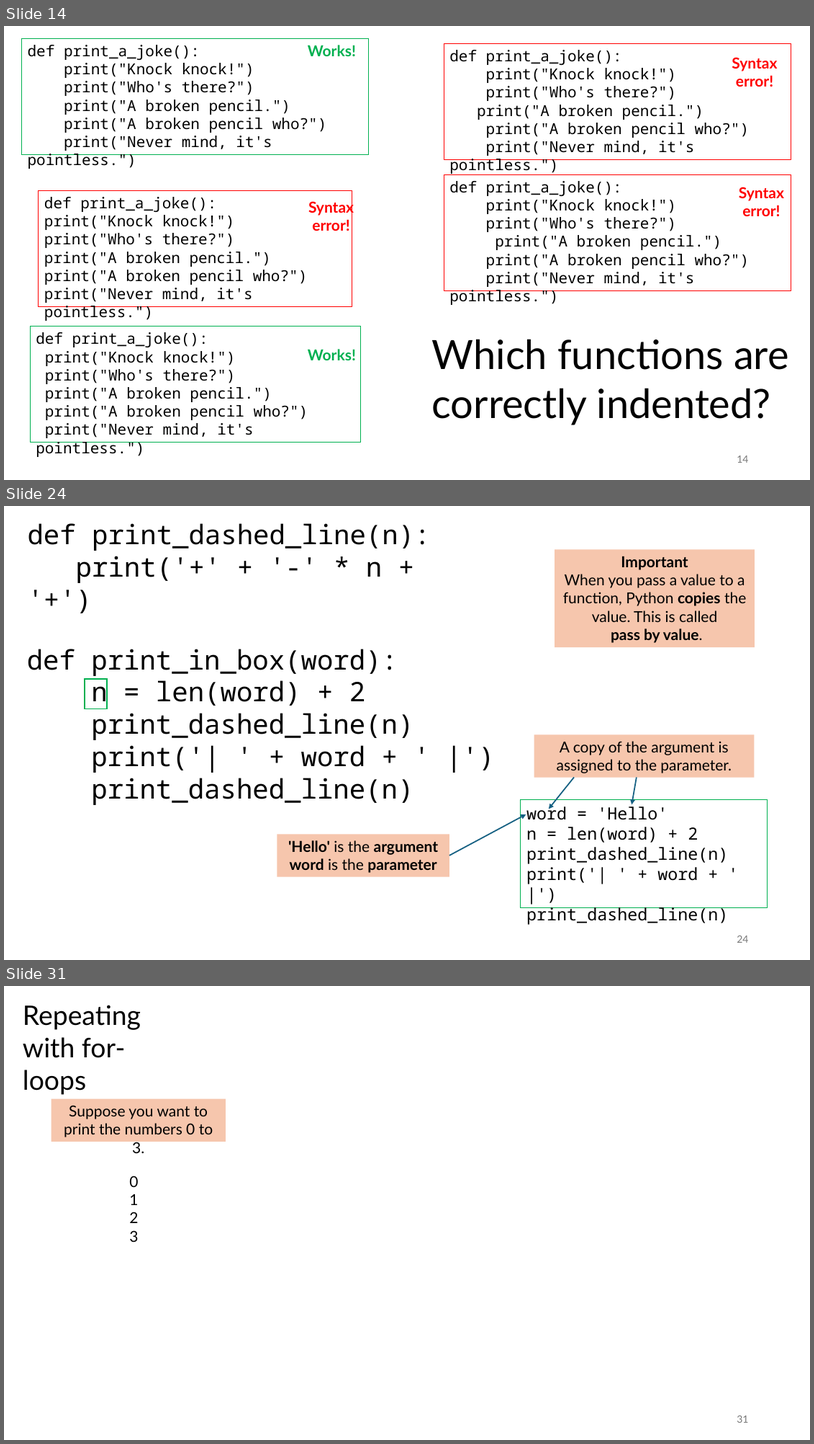
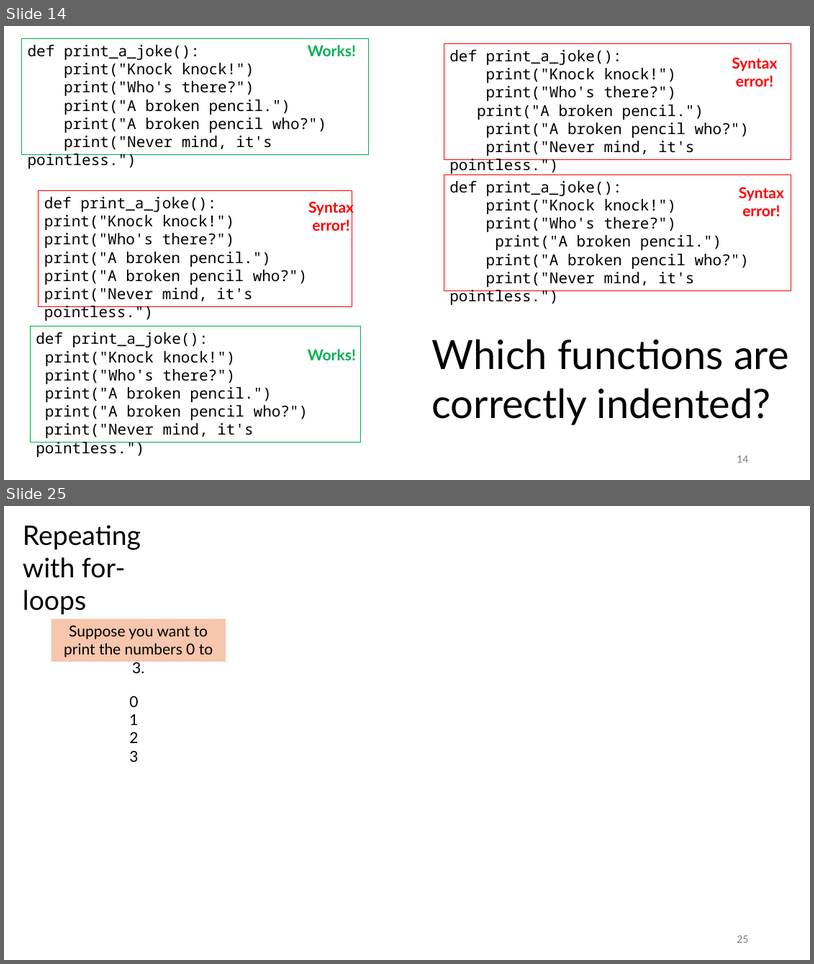
Before and after one commit to tjd1234/cmpt120spring2026, a slide deck: lecture_notes/chapter3/chapter3.pptx. Shown one above the other, each under a label of ours: slides 14, 24 and 31 before the commit, slides 14 and 25 after it; the slides between them are not shown. The pictures are 814x1444 and 814x964 pixels, drawn with LibreOffice and Linux fonts; fonts in the diff are those of the drawing. Boxes give left, top, right and bottom in pixels: in the first picture for what was removed or moved away, otherwise in the second. Text is boxed around its words. In the diff, an @@ line names an element or a change of style, - is before the commit and + after.

```diff
--- a/lecture_notes/chapter3/chapter3.pptx
+++ b/lecture_notes/chapter3/chapter3.pptx
@@ slide 24 removed at box(4, 506, 810, 960), background #FFFFFF @@
@@ text removed at box(28, 523, 430, 583) @@
-def print_dashed_line(n):
-print('+' + '-' * n + '+')
@@ rectangle removed at box(555, 549, 756, 648) @@
-Important
-When you pass a value to a function, Python copies the value. This is called
-pass by value.
@@ text removed at box(27, 649, 414, 805) @@
-def print_in_box(word):
-n = len(word) + 2
-print_dashed_line(n)
-print('| ' + word + ' |')
-print_dashed_line(n)
@@ rectangle removed at box(85, 679, 107, 709) @@
@@ rectangle removed at box(535, 735, 755, 777) @@
-A copy of the argument is assigned to the parameter.
@@ arrow removed from (574, 777) to (549, 808) @@
@@ arrow removed from (637, 777) to (632, 804) @@
@@ rectangle removed at box(521, 800, 768, 907) @@
-word = 'Hello'
-n = len(word) + 2
-print_dashed_line(n)
-print('| ' + word + ' |')
-print_dashed_line(n)
@@ arrow removed from (450, 855) to (526, 815) @@
@@ rectangle removed at box(278, 834, 450, 877) @@
-'Hello' is the argument
-word is the parameter
@@ page number removed at box(737, 935, 748, 942) @@
-24
@@ what was slide 31 is now slide 25 @@
@@ page number at box(737, 935, 748, 942): text changed @@
-31
+25
```
Also in this commit, not shown: 5 slides changed, 5 slides added, 10 other slides removed, 1 other file.
